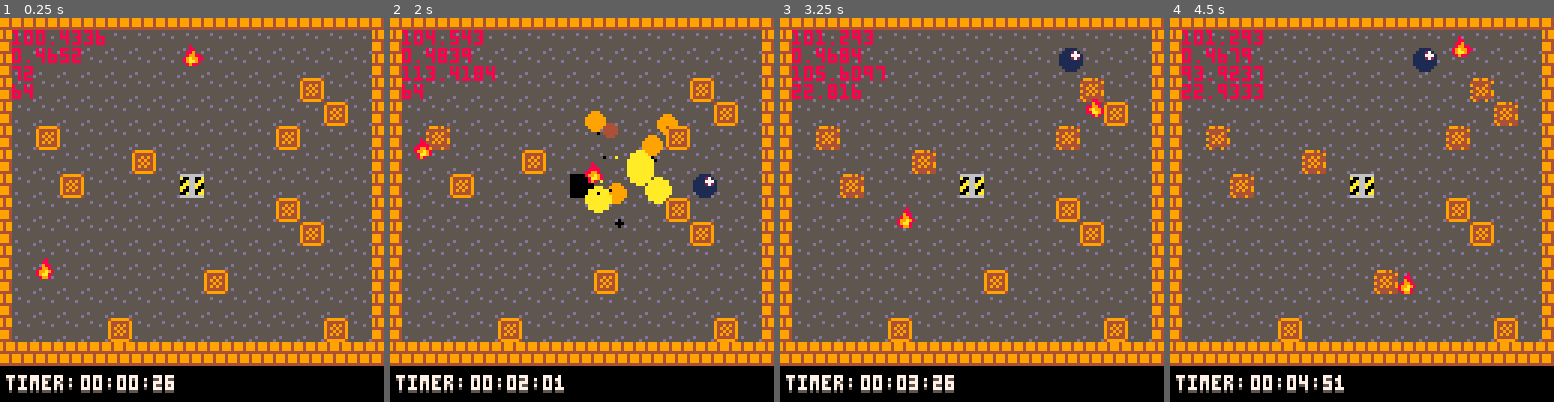
Above: before the commit, frames 1-4 (left to right).
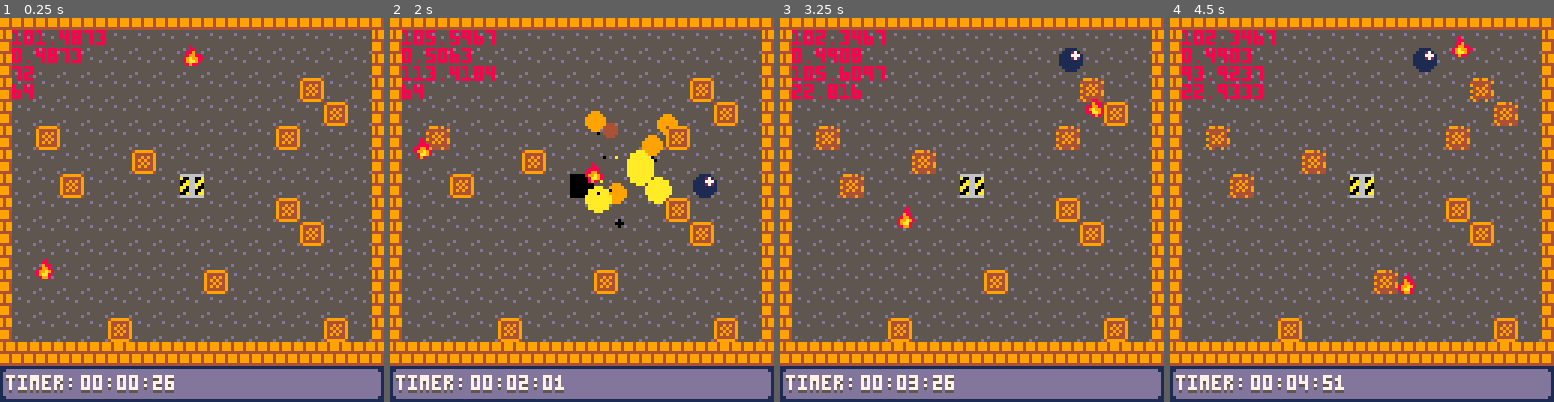
Above: after the commit, the same moments.

Repository: SHKBRD/P8CrateBall
Game: PICO-8 cartridge balltest24.p8
Same seed, same stepped clock (60 frames per second), same inputs: the game is played once before the commit and once after it.
Inputs:
- Up to frame 1 (0.25 s): no input
- Up to frame 2 (2 s): tap X (X key) at 0.33, 1.07, 1.85 s; tap O (Z key) at 0.7, 1.7 s; hold Right from 1.6 s (still down)
- Up to frame 3 (3.25 s): release Right at 2.1 s; tap O (Z key) at 2.1, 2.5, 2.9 s; hold Up 2.15-2.42 s; hold Right 2.47-3.03 s; tap X (X key) at 2.97 s; hold Left from 3.08 s (still down)
- Up to frame 4 (4.5 s): tap O (Z key) at 3.3, 3.7, 4.1 s; release Left at 3.58 s; hold Down 3.63-3.97 s; hold Right from 4.02 s (still down); tap X (X key) at 4.08 s

The runs differ from the first frame. In frame 1, 8.5% of the frame differs, in the area x 0-100%, y 3-100%; in frame 2, 8.5%; in frame 3, 8.5%; in frame 4, 8.6%.

Commit message:
add lower background drawing

Diff:
--- a/balltest24.p8
+++ b/balltest24.p8
@@ -1062,6 +1062,19 @@
 	print(p[1].y, 16, 34, 8)
 end
 
+function draw_low_bg()
+	map(18, 0, 12-camoff[1], 128-camoff[2], 16, 2)
+end
+
+function draw_crates_rem()
+	spr(10, 72, 130)
+	drawstr = ""
+	drawstr ..= tostr(cratesbroken)
+	drawstr ..= "/"
+	drawstr ..= tostr(cratestotal)
+	draw_str(drawstr, 82, 131)
+end
+
 function draw_debug()
 	draw_mem()
 	draw_cpu()
@@ -1069,6 +1082,7 @@
 end
 
 function draw_hud()
+	draw_low_bg()
 	draw_clock()
 	if (debug) draw_debug()
 end
@@ -1148,11 +1162,10 @@
 0000000000000000000000000000000000010100000000000000000000000000000000000000000000000000000000000000000000000000000000000000000000000000000000000000000000000000000000000000000000000000000000000000000000000000000000000000000000000000000000000000000000000000
 0000000000000000000000000000000000000000000000000000000000000000000000000000000000000000000000000000000000000000000000000000000000000000000000000000000000000000000000000000000000000000000000000000000000000000000000000000000000000000000000000000000000000000
 __map__
-1011121300000000000000000000000000000000000000000000000000000000000000000000000000000000000000000000000000000000000000000000000000000000000000000000000000000000000000000000000000000000000000000000000000000000000000000000000000000000000000000000000000000000
-2000000000000000000000000000000000000000000000000000000000000000000000000000000000000000000000000000000000000000000000000000000000000000000000000000000000000000000000000000000000000000000000000000000000000000000000000000000000000000000000000000000000000000
-2000000000000000000000000000000000000000000000000000000000000000000000000000000000000000000000000000000000000000000000000000000000000000000000000000000000000000000000000000000000000000000000000000000000000000000000000000000000000000000000000000000000000000
-…(5 lines of a section not shown)…
+1011121300000000000000000000000000002021212121212121212121212121212200000000000000000000000000000000000000000000000000000000000000000000000000000000000000000000000000000000000000000000000000000000000000000000000000000000000000000000000000000000000000000000
+0000000000000000000000000000000000003031313131313131313131313131313200000000000000000000000000000000000000000000000000000000000000000000000000000000000000000000000000000000000000000000000000000000000000000000000000000000000000000000000000000000000000000000
+…(5 lines of a section not shown)…
Not shown, changed: 22 lines of the sprite sheet (__gfx__) section of balltest24.p8
